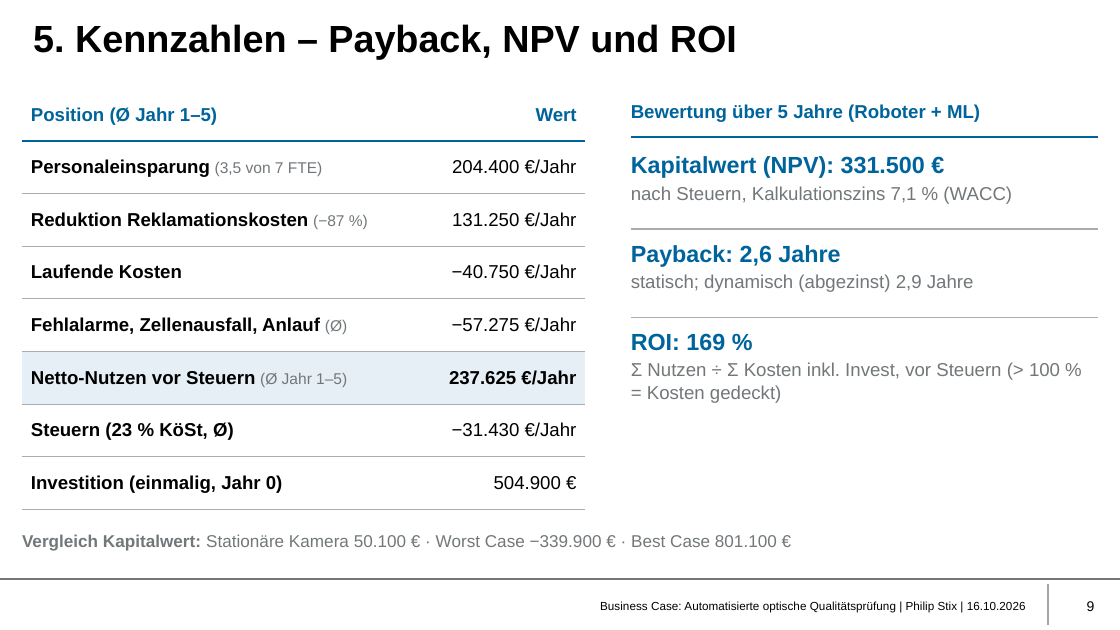
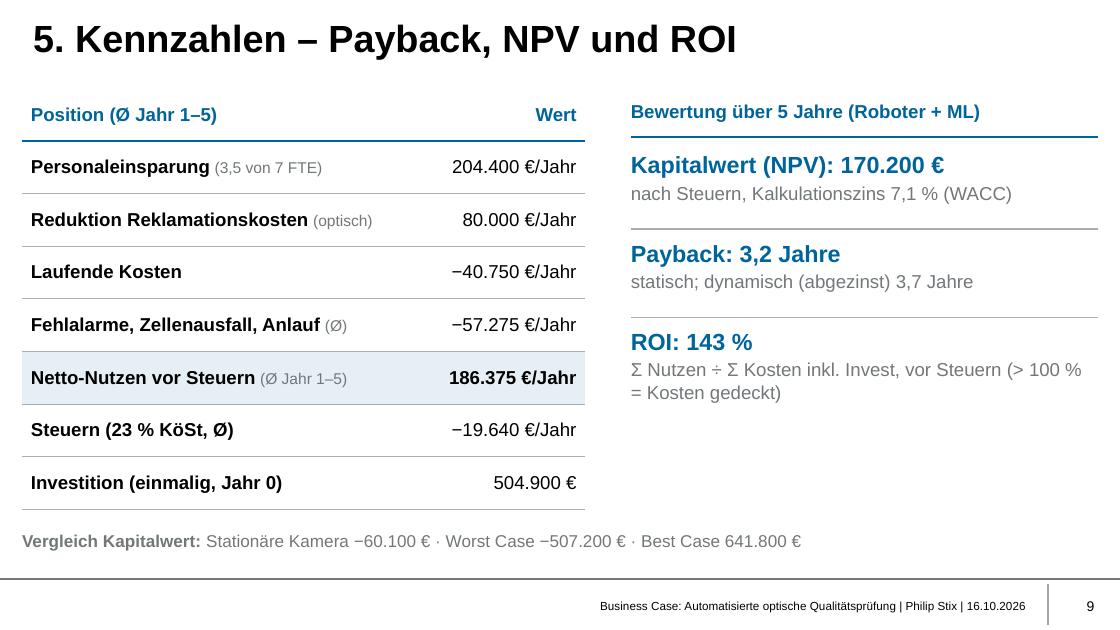
Before and after one commit to philip-stack/MRE3-bGUS, a slide deck: slide 9 of 01 Abgabe/Business Case Qualitätsprüfung - Philip Stix.pptx. Drawn at 1120x630 pixels with LibreOffice and Linux fonts; fonts in the diff are those of the drawing; background and template pictures are left out. Boxes give left, top, right and bottom in pixels: in the first picture for what was removed or moved away, otherwise in the second. Text is boxed around its words. In the diff, an @@ line names an element or a change of style, - is before the commit and + after.

Commit message:
Qualitätskennzahlen überarbeitet: 100 ppm, optische Reklamationen getrennt
Beanstandete Teile beim Kunden 100 statt 800 ppm, Kundenvorgabe 50 ppm. Nur die 10 optisch bedingten von 15 Reklamationen werden durch die Prüfzelle reduziert. Präsentation, Berechnung und README angepasst.

```diff
--- a/01 Abgabe/Business Case Qualitätsprüfung - Philip Stix.pptx
+++ b/01 Abgabe/Business Case Qualitätsprüfung - Philip Stix.pptx
@@ table at (x1=22, y1=88, x2=586, y2=510) @@
-row 3, column 1: Reduktion Reklamationskosten (−87 %)
+row 3, column 1: Reduktion Reklamationskosten (optisch)
-row 3, column 2: 131.250 €/Jahr
+row 3, column 2: 80.000 €/Jahr
-row 6, column 2: 237.625 €/Jahr
+row 6, column 2: 186.375 €/Jahr
-row 7, column 2: −31.430 €/Jahr
+row 7, column 2: −19.640 €/Jahr
@@ text at (x1=631, y1=156, x2=925, y2=178): text changed @@
-Kapitalwert (NPV): 331.500 €
+Kapitalwert (NPV): 170.200 €
@@ text at (x1=631, y1=245, x2=974, y2=292): text changed @@
-Payback: 2,6 Jahre
-statisch; dynamisch (abgezinst) 2,9 Jahre
+Payback: 3,2 Jahre
+statisch; dynamisch (abgezinst) 3,7 Jahre
@@ text at (x1=631, y1=333, x2=725, y2=351): text changed @@
-ROI: 169 %
+ROI: 143 %
@@ text at (x1=22, y1=534, x2=787, y2=551): text changed @@
-Vergleich Kapitalwert: Stationäre Kamera 50.100 € · Worst Case −339.900 € · Best Case 801.100 €
+Vergleich Kapitalwert: Stationäre Kamera −60.100 € · Worst Case −507.200 € · Best Case 641.800 €
```
Also in this commit, not shown: 6 other slides changed, 2 other files.
